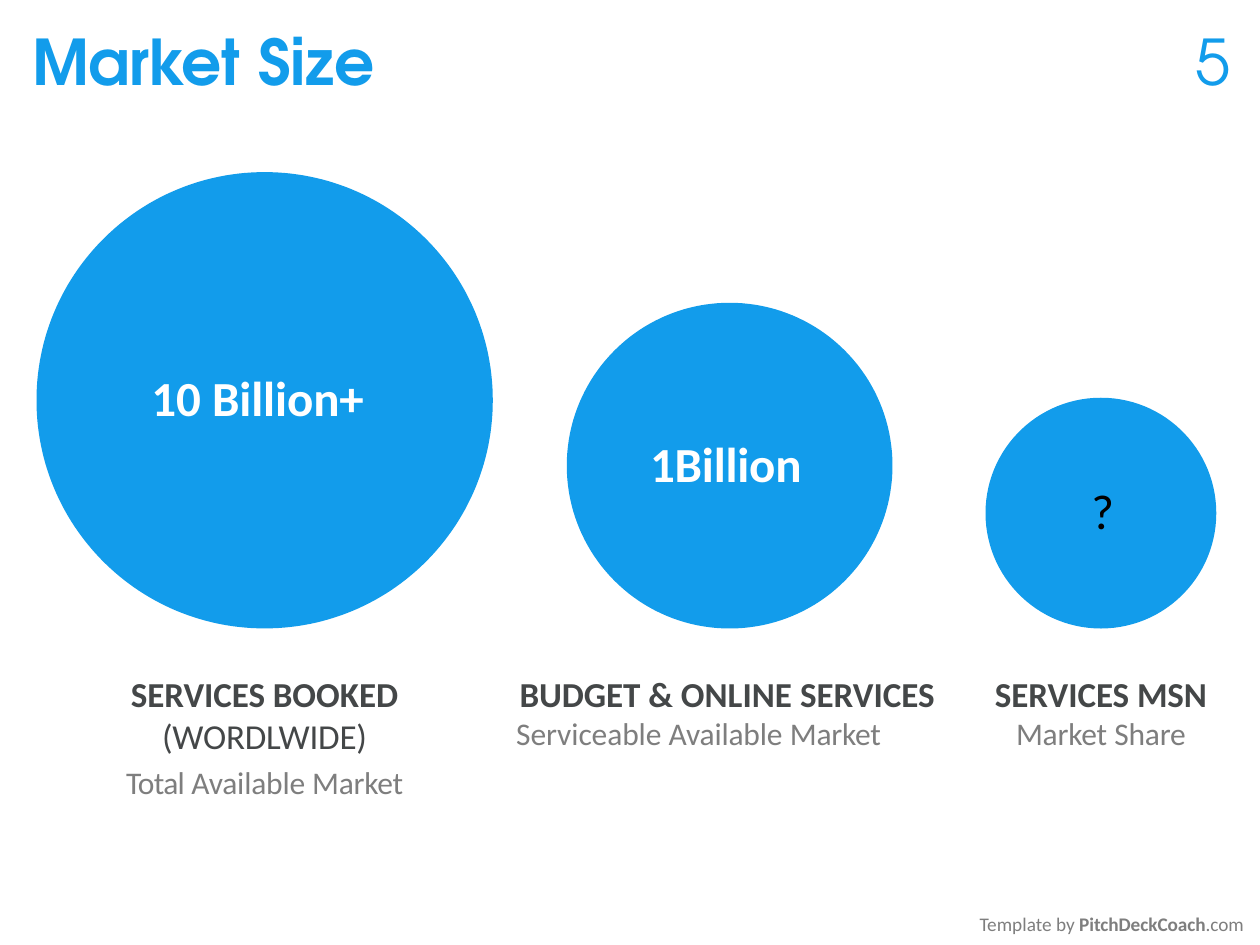
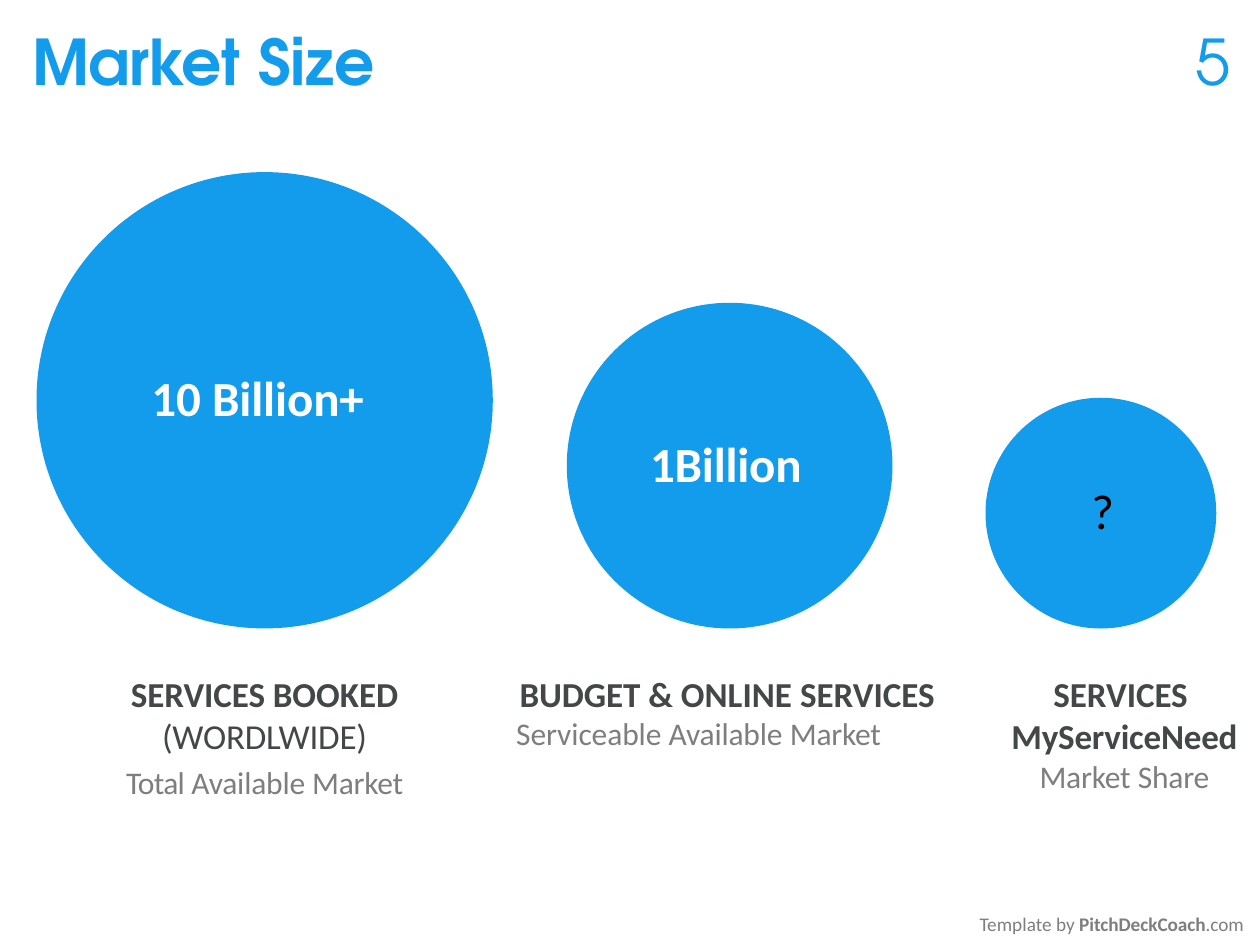
Before and after one commit to chaithu563/myserviceneed, a slide deck: slide 4 of service_images/startuppitch/myservicenned_pitch.pptx (slide 5 before the commit). Drawn at 1260x945 pixels with LibreOffice and Linux fonts; fonts in the diff are those of the drawing. Boxes give left, top, right and bottom in pixels: in the first picture for what was removed or moved away, otherwise in the second. Text is boxed around its words. In the diff, an @@ line names an element or a change of style, - is before the commit and + after.

```diff
--- a/service_images/startuppitch/myservicenned_pitch.pptx
+++ b/service_images/startuppitch/myservicenned_pitch.pptx
@@ text at (1011, 684, 1237, 755): text changed @@
-SERVICES MSN
+SERVICES
+MyServiceNeed
```
Also in this commit, not shown: 3 other slides changed, 2 slides removed, 1 other file.
